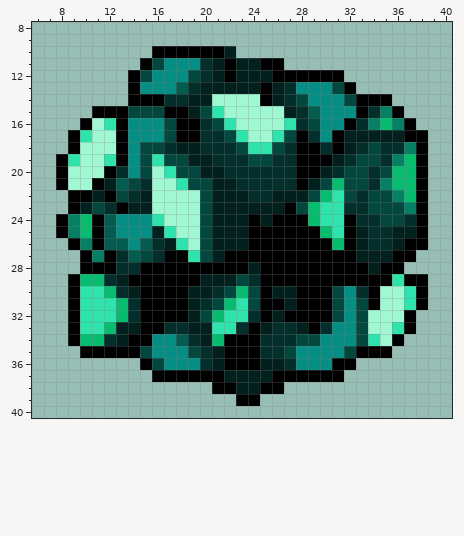
Two states of a pixel-art sprite, assets/tiles/crystal/palette_icons/4_block.png. Above is the file before it was changed.
The file is 48x48 pixels. Colours within 5 levels of each other are drawn and written as one. Shown: x 6..40, y 8..40.
And afterwards:
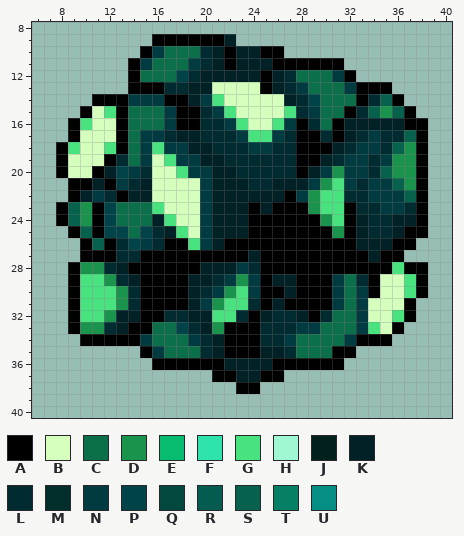
Palette (. is transparent): A #000000  B #d4ffbd  C #0b704a  D #1a944d  E #07bb6f  F #2fe3ac  G #48e37f  H #9ff8d1  J #02211e  K #002125  L #002c31  M #022f2b  N #003b41  P #00444a  Q #03483f  R #045b4f  S #06624c  T #058064  U #058e83
From old to new:
Changed rows in their new state; - is an unchanged pixel.
first column x 8:
 9 --------AAAAAAK----------------
10 -------ANCCCLKAKKAA------------
11 ------ANCCCNLK-KKK-AAAAA-------
12 -------CCCPLKKKKKAKLCCCNA------
13 -------AALLKKBBBB-KLNCCCNAAA---
14 ---AAANNNAAKNGBBBBBKLPCCC-LSA--
15 --ABG-CCCN-ALNGBBBBGLNCCALSDSA-
16 -AGBB-CCCN--LLNGBBGNALCAKKKKK-A
17 --BBB-CNNLKKLLLNGGNL-AL-KLNLLS-
18 AGBBG-CNGNNKKLLLNNLL--AKLNNLSD-
19 -BBBALCNBGNNKKLLLLLL--KLNNLNDD-
20 -BBAKPNLBBGNNKKLLLLL-KNDNNLSDD-
21 .AAKANLKBBBBNKKKLLKKKNDGNLNNSD-
22 --KNLAKKBBBBNKKKKKKANDGGLLNNNS-
23 ASDAPCCCGBBBNKKKAKA-ADGGALLNNL-
24 -SD-PCCCKGBBNKKK-A---ADG-KLLKK-
25 .AS-PPCPLKGBNKKK------AD-KLLKA-
26 -.ASALPNLAAGNKAA-------A-KKKA-.
27 ---A-LLAA--AAA--K--------AKA-.-
28 -ADDLKA-----KKKNL---------A-GAA
29 --GGDLK----KKLNDN-KK---NCL-BBG-
30 --GGGDL----KLNDGN-AK---NCN-BBG-
31 --GGGDL----KNDGGL-KA---NCNBBBA.
32 --GGDKK--LLKKGGLAKLLK-LCCNBBG--
33 --DDLKA-CCPLKDAA-LLLNNCCCNGBA.-
34 -.AAAA-NCCCNLK---LLNCCCCNAAA.--
35 --.....ANCCCLK---KKLCCCAA...---
36 -------.AAAAAAKKKKAAAAA-.------
37 --------.....-AKKA-.....-------
38 -------------..AA..------------
39 ---------------..--------------
Changed places in both pictures, as pixel boxes (x1, y1, x2, y2):
changed: (56, 34, 428, 406)
